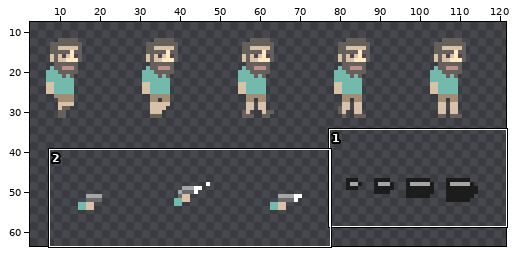
Sprite sheet -- TranZmission/Assets/Player/player-spritesheet.png. Above: a wide view before the commit, with the close-up outlined.
Close-up. Earlier state:
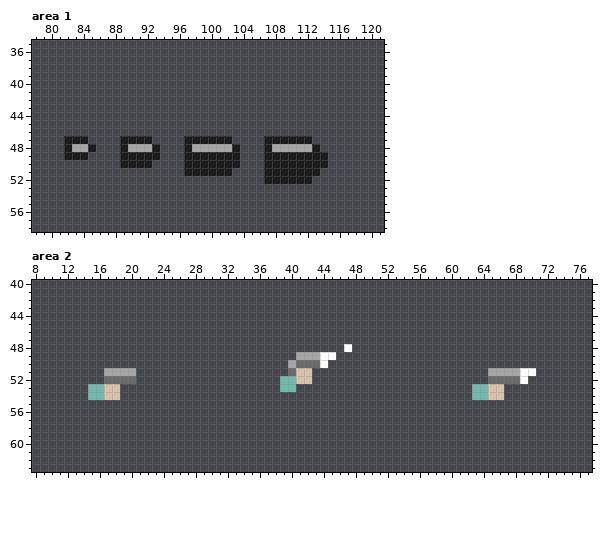
The file is 144x64 pixels. Shown: area 1: x 78..121, y 35..58; area 2: x 8..77, y 40..63. The wide view leaves out empty margins.
Once edited:
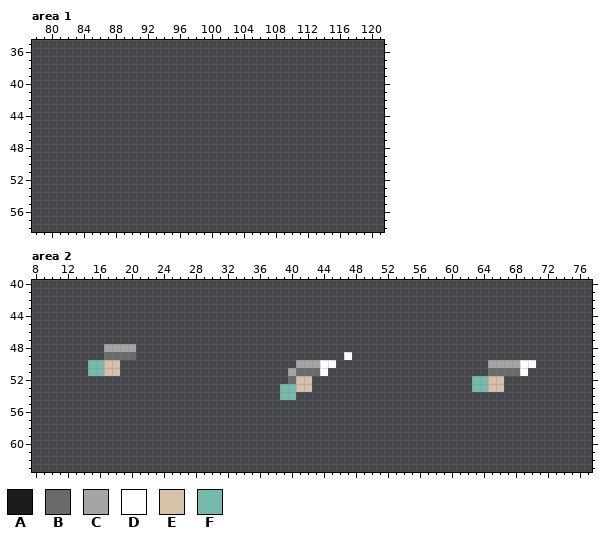
Palette (. is transparent): A #1c1c1c  B #6a6a6a  C #a5a5a5  D #ffffff  E #d7c1a8  F #73baad
Edits made:
--- area 1
@@ x 78..121 @@
 46 ............................................
-47 ....AAA....AAAA....AAAAAA....AAAAAA.........
-48 ....ACCA...ACCCA...ACCCCCA...ACCCCCA........
-49 ....AAA....AAAAA...AAAAAAA...AAAAAAAA.......
-50 ...........AAAA....AAAAAAA...AAAAAAAA.......
-51 ...................AAAAAA....AAAAAAA........
-52 .............................AAAAAA.........
+47 ............................................
+48 ............................................
+49 ............................................
+50 ............................................
+51 ............................................
+52 ............................................
 53 ............................................
--- area 2
@@ x 8..77 @@
 47 ......................................................................
-48 .......................................D..............................
-49 .................................CCCDD................................
-50 ................................CBBBD.................................
-51 .........CCCC...................BEE......................CCCCDD.......
-52 .........BBBB..................FFEE......................BBBBD........
-53 .......FFEE....................FF......................FFEE...........
-54 .......FFEE............................................FFEE...........
+48 .........CCCC.........................................................
+49 .........BBBB..........................D..............................
+50 .......FFEE......................CCCDD...................CCCCDD.......
+51 .......FFEE.....................CBBBD....................BBBBD........
+52 ................................BEE....................FFEE...........
+53 ...............................FFEE....................FFEE...........
+54 ...............................FF.....................................
 55 ......................................................................
Pixel boxes of the changes (left, top, right, bottom) in both close-ups:
erased: (64, 136, 328, 184)
changed: (88, 344, 136, 400)
changed: (280, 344, 352, 400)
changed: (472, 360, 536, 400)
